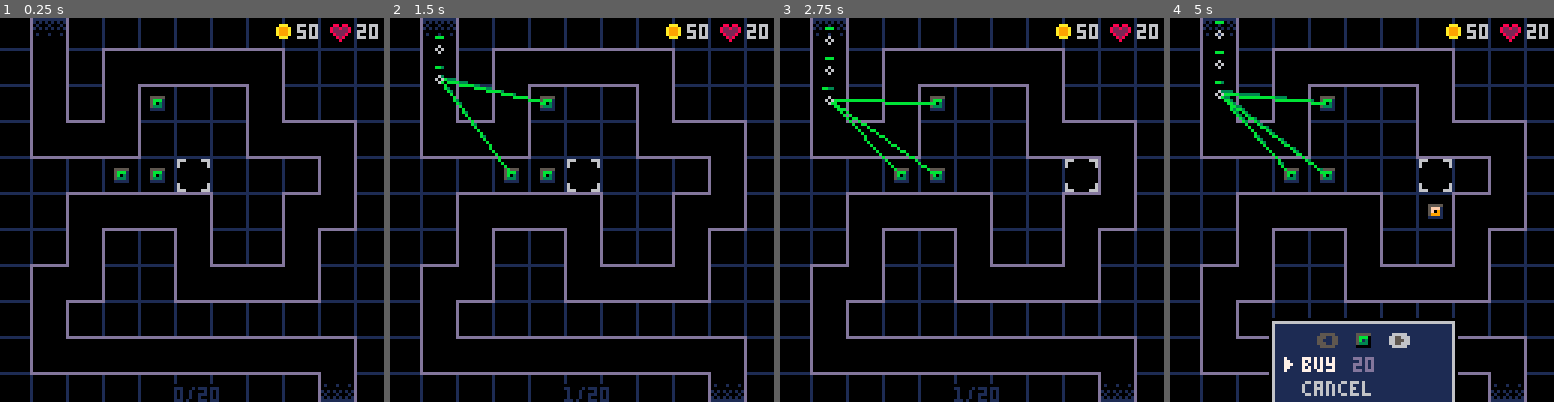
Above: before the commit, frames 1-4 (left to right).
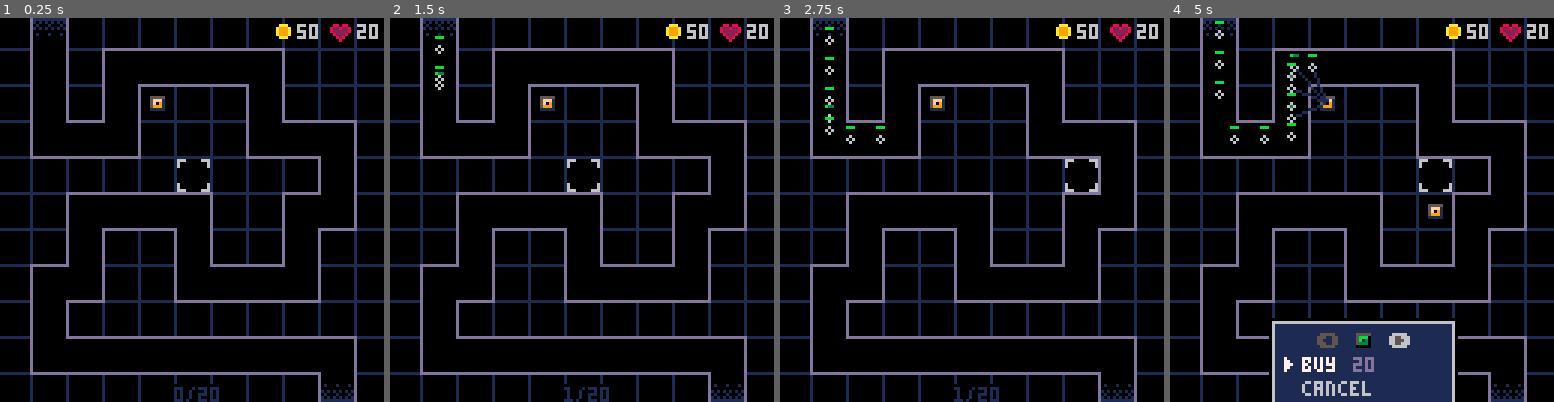
Above: after the commit, the same moments.

Repository: beardedsakimonkey/pixel_td.p8
Game: PICO-8 cartridge pixel_td.p8
The game is run twice, just before and just after one commit, with the same random seed, the same clock (stepped at 60 frames per second) and the same inputs.
Inputs:
- Up to frame 1 (0.25 s): no input
- Up to frame 2 (1.5 s): tap X (X key) at 0.33, 1.07 s; tap O (Z key) at 0.7 s
- Up to frame 3 (2.75 s): hold Right 1.6-2.1 s; tap O (Z key) at 1.7, 2.1, 2.5 s; tap X (X key) at 1.85 s; hold Up 2.15-2.42 s; hold Right from 2.47 s (still down)
- Up to frame 4 (5 s): tap O (Z key) every 0.4 s from 2.9 to 4.9 s; tap X (X key) at 2.97, 4.08 s; release Right at 3.03 s; hold Left 3.08-3.58 s; hold Down 3.63-3.97 s; hold Right 4.02-4.68 s; hold Up from 4.73 s (still down)

The runs differ from the first frame. In frame 1, 0.3% of the frame differs, in the area x 29-43%, y 21-43%; in frame 2, 0.9%; in frame 3, 1.0%; in frame 4, 1.7%, in the area x 13-43%, y 9-43%.

Commit message:
add yellow tower bullets

Diff:
--- a/bullet.lua
+++ b/bullet.lua
@@ -43,7 +43,6 @@
         if is_in_range(enmy, twr) then
             local p = g2p(twr)
             add(twr.bullets, {
-                type=twr.type,
                 x=p.left+6, y=p.top+6,
                 rotation=0,
                 enemy=enmy,
@@ -90,14 +89,13 @@
     for enmy in all(enemies) do
         if is_in_range(enmy, twr) then
             add(twr.bullets, {
-                type=twr.type,
                 -- x=0, y=0,
                 -- rotation=0,
                 age=0,
                 enemy=enmy,
                 particles={},
             })
-            break
+            return
         end
     end
 end
@@ -113,6 +111,77 @@
         -- don't cover up center pixel
         pset(t.left+6, t.top+6, C.black)
         pset(blt.enemy.x, blt.enemy.y, C.black)
+    end
+end
+
+-- Yellow ----------------------------------------------------------------------
+
+local MAX_BULLETS_YELLOW = 3
+local MAX_AGE_YELLOW = 60
+
+local function update_bullets_yellow(twr)
+    for blt in all(twr.bullets) do
+        if blt.enemy.hp == 0 then
+            del(twr.bullets, blt)
+        else
+            blt.age += 1
+        end
+    end
+    if #twr.bullets == 0 then return end
+    if twr.bullets[1].age >= MAX_AGE_YELLOW then
+        twr.bullets = {}
+    else
+        if twr.bullets[1].age == 30 then
+            -- register damage & slow
+            for blt in all(twr.bullets) do
+                blt.enemy.hp = max(0, blt.enemy.hp-twr.dmg)
+                blt.enemy.slow = 0.3
+                blt.enemy.slow_dur = 100
+            end
+        end
+    end
+end
+
+local function fire_bullet_yellow(twr)
+    twr.cd = max(0, twr.cd-1)
+    if twr.cd > 0 or #twr.bullets > 0 then return end
+    for enmy in all(enemies) do
+        if is_in_range(enmy, twr) then
+            add(twr.bullets, {
+                -- x=0, y=0,
+                -- rotation=0,
+                age=0,
+                enemy=enmy,
+                -- particles={},
+            })
+            twr.cd = 120
+            if #twr.bullets > MAX_BULLETS_YELLOW then
+                return
+            end
+        end
+    end
+end
+
+local function draw_bullets_yellow(twr)
+    for blt in all(twr.bullets) do
+        local t = g2p(twr)
+        local color
+        if blt.age >= 20 and blt.age <= 42 then
+            if     blt.age <= 23 then color = C.dark_blue
+            elseif blt.age <= 24 then color = C.brown
+            elseif blt.age <= 27 then color = C.orange
+            elseif blt.age <= 30 then color = C.yellow
+            elseif blt.age <= 36 then color = C.peach
+            elseif blt.age <= 37 then color = C.white
+            elseif blt.age <= 39 then color = C.peach
+            elseif blt.age <= 40 then color = C.yellow
+            elseif blt.age <= 41 then color = C.orange
+            else                      color = C.brown end
+            line(t.left+6, t.top+6, blt.enemy.x, blt.enemy.y, color)
+            -- don't cover up center pixel
+            pset(t.left+6, t.top+6, C.black)
+            pset(blt.enemy.x, blt.enemy.y, C.black)
+        end
     end
 end
 
@@ -128,6 +197,8 @@
             foreach(twr.bullets, function(blt)
                 update_bullet_green(twr, blt)
             end)
+        elseif twr.type == TWR.yellow then
+            update_bullets_yellow(twr)
         end
     end)
     foreach(towers, function(twr)
@@ -135,6 +206,8 @@
             fire_bullet_red(twr)
         elseif twr.type == TWR.green then
             fire_bullet_green(twr)
+        elseif twr.type == TWR.yellow then
+            fire_bullet_yellow(twr)
         end
     end)
 end
@@ -145,6 +218,8 @@
             draw_bullets_red(twr)
         elseif twr.type == TWR.green then
             draw_bullets_green(twr)
+        elseif twr.type == TWR.yellow then
+            draw_bullets_yellow(twr)
         end
     end)
 end
--- a/core.lua
+++ b/core.lua
@@ -43,9 +43,9 @@
 
     -- Make towers
     -- make_tower(TWR.red, 2, 4)
-    make_tower(TWR.green, 3, 4)
-    make_tower(TWR.green, 4, 4)
-    make_tower(TWR.green, 4, 2)
+    -- make_tower(TWR.green, 3, 4)
+    -- make_tower(TWR.green, 4, 4)
+    make_tower(TWR.yellow, 4, 2)
     foreach(towers, function(twr) twr.age = nil end)
 end
 
--- a/enemy.lua
+++ b/enemy.lua
@@ -8,6 +8,7 @@
         y=path_points[1].y,
         dx=dx, dy=dy,
         hp=hp, max_hp=hp,
+        slow=1, slow_dur=0,
     })
 end
 
@@ -69,7 +70,7 @@
                 remove_life()
             end
         else
-            e.x += e.dx
+            e.x += (e.dx * e.slow)
         end
     elseif e.dy ~= 0 then -- moving vertically
         local down = e.dy > 0
@@ -90,7 +91,7 @@
                 remove_life()
             end
         else
-            e.y += e.dy
+            e.y += (e.dy * e.slow)
         end
     end
 end
@@ -102,6 +103,13 @@
 end
 
 function update_enemies()
+    foreach(enemies, function(enmy)
+        if enmy.slow_dur == 0 then
+            enmy.slow = 1
+        else
+            enmy.slow_dur -= 1
+        end
+    end)
     foreach(enemies, move_enemy)
     foreach(enemies, del_enemy)
 end
